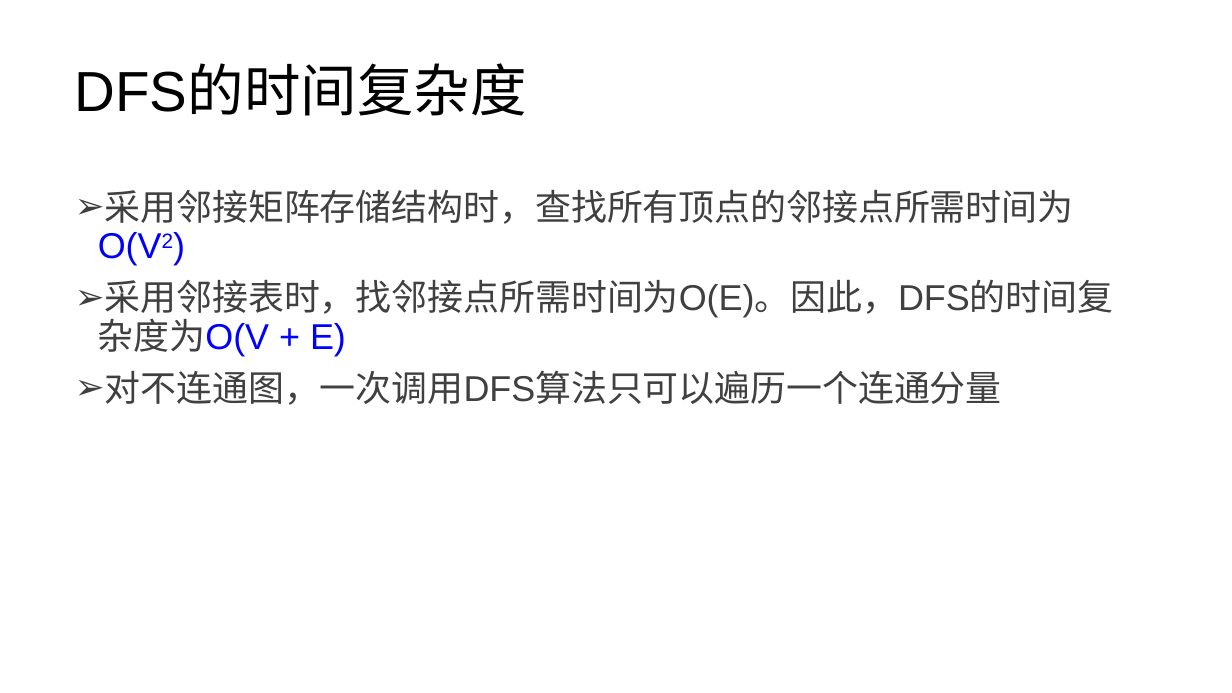
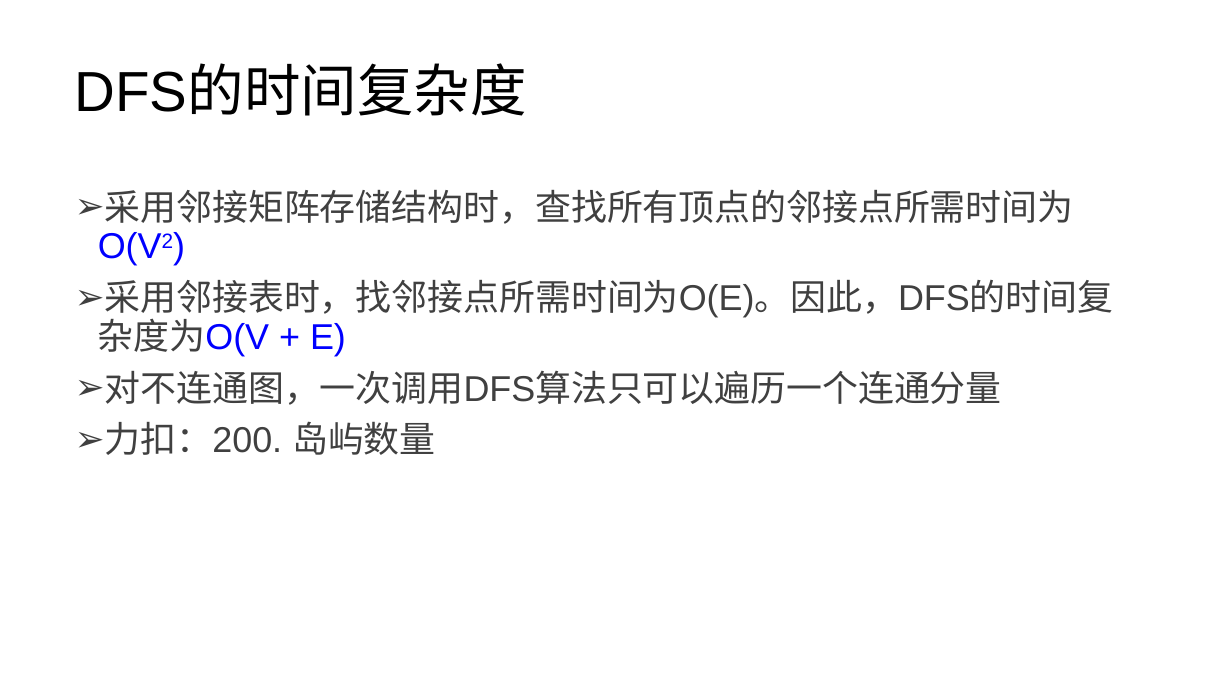
Before and after one commit to lezhang-thu/data-structure, a slide deck: slide 16 of graph/2022秋季-数据结构-第6章-图a.pptx. Drawn at 1232x693 pixels with LibreOffice and Linux fonts; fonts in the diff are those of the drawing. Boxes give left, top, right and bottom in pixels: in the first picture for what was removed or moved away, otherwise in the second. Text is boxed around its words. In the diff, an @@ line names an element or a change of style, - is before the commit and + after.

```diff
--- a/graph/2022秋季-数据结构-第6章-图a.pptx
+++ b/graph/2022秋季-数据结构-第6章-图a.pptx
@@ text at bbox=[105, 421, 436, 455]: paragraph added @@
+➢ 力扣：200. 岛屿数量
```
Also in this commit, not shown: 16 other slides changed, 1 slide added, 7 other files.
